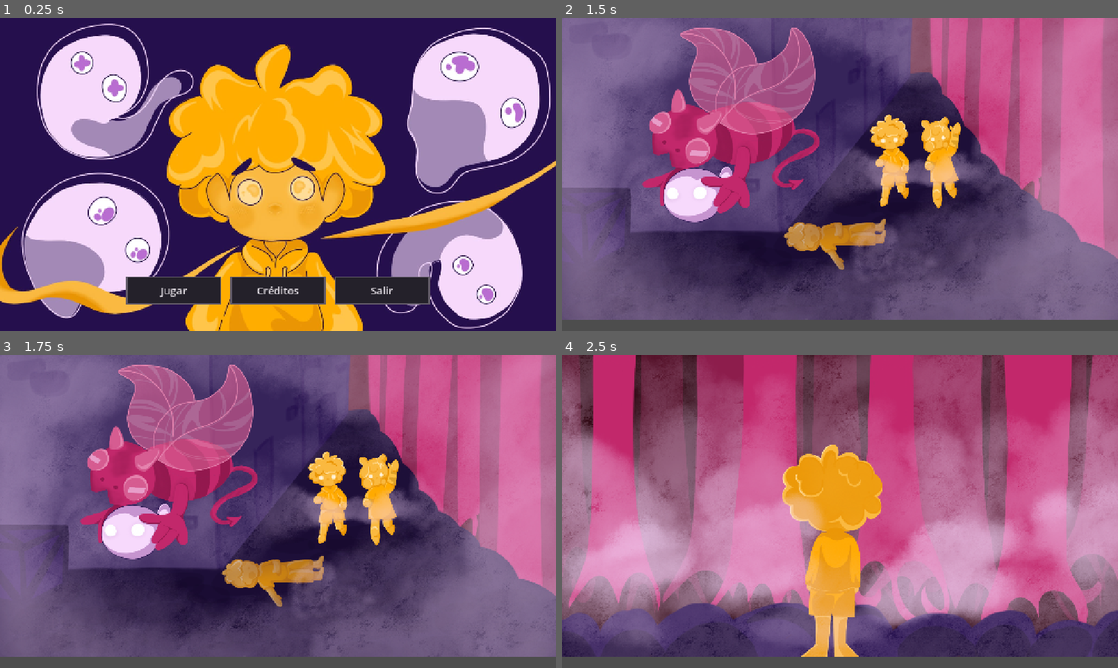
Above: before the commit, frames 1-4 (two rows, left to right).
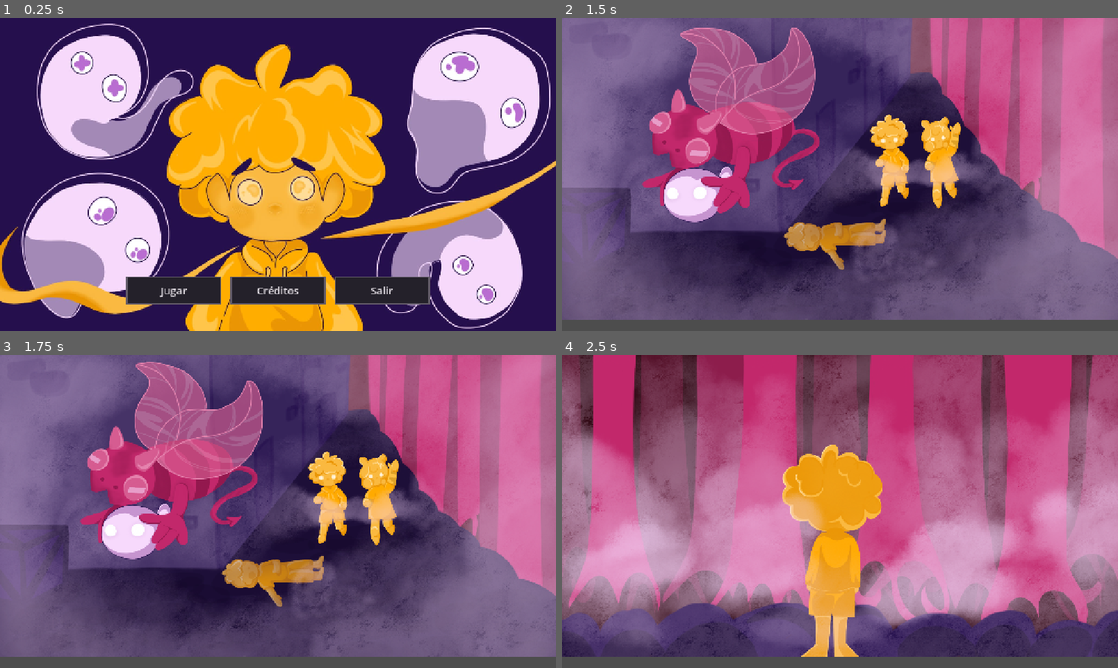
Above: after the commit, the same moments.

Repository: Gerd-U/brulkas
Game: Godot game, scene res://ui/menu_principal.tscn
Two runs of this game, one before a commit and one after it. Both use one fixed random seed, a clock stepped at 60 frames per second and the inputs below.
Inputs (mouse positions are in pixels of both pictures, inside the frame that each line leads up to):
- Up to frame 1 (0.25 s): no input
- Up to frame 2 (1.5 s): click "Jugar" at 0.5 s; tap Enter (ui_accept) at 1.25 s; move the mouse to (962, 158) at 1.27 s; hold D (move_right) from 1.28 s (still down); hold Enter (ui_accept) from 1.28 s (still down); click (962, 158) at 1.42 s
- Up to frame 3 (1.75 s): keep holding D (move_right); keep holding Enter (ui_accept); tap W (jump) at 1.52 s
- Up to frame 4 (2.5 s): keep holding D (move_right); move the mouse to (728, 527) at 2.02 s; release Enter (ui_accept) at 2.03 s; tap Shift (grab) at 2.1 s; click (728, 527) at 2.17 s; tap W (jump) at 2.27 s; tap Enter (ui_accept) at 2.3 s

Frames 1-2 are identical in both runs. In frame 3, 2.7% of the frame differs, in the area x 21-48%, y 2-40%; in frame 4, nothing differs.

Commit message:
Actualización cinematica
Se le integro un mini loop a la cinemáticas del Viveruz robando para que se aprecie el movimiento de las alas

Diff:
--- a/ui/cinematic.gd
+++ b/ui/cinematic.gd
@@ -1,9 +1,9 @@
 extends Control
 
 @onready var texture_rect: TextureRect = $TextureRect
-@onready var timer: Timer = $Timer
+@onready var timer: Timer = $Timer # <-- Apunta directamente al Timer porque es hijo directo
 
-# Lista de imágenes de la cinemática en orden
+# Lista completa de la cinemática
 var cinematicas: Array[String] = [
 	"res://assets/cinematicas/escena_1.png",
 	"res://assets/cinematicas/escena_2.png",
@@ -12,30 +12,71 @@
 ]
 var indice_actual: int = 0
 
+# Variables para el mini loop de las alas
+var en_loop_de_alas: bool = false
+var contador_loop: int = 0
+const REPETICIONES_ALAS: int = 3 # Cuántas veces parpadea/baja y sube las alas
+
 func _ready() -> void:
-	# Nos aseguramos de mostrar la primera imagen al iniciar
 	if cinematicas.size() > 0:
 		texture_rect.texture = load(cinematicas[0])
 
-	# Conectamos la señal del timer por código (o puedes usar el paso 2 del editor)
-	if not timer.timeout.is_connected(_on_timer_timeout):
+	if timer and not timer.timeout.is_connected(_on_timer_timeout):
 		timer.timeout.connect(_on_timer_timeout)
+		timer.start()
 
-# Permite avanzar haciendo clic o presionando espacio si el jugador quiere saltar rápido
+# Permite avanzar manualmente haciendo clic o presionando espacio
 func _unhandled_input(event: InputEvent) -> void:
 	if event.is_action_pressed("ui_accept") or (event is InputEventMouseButton and event.pressed and event.button_index == MOUSE_BUTTON_LEFT):
 		siguiente_escena()
-		timer.start() # Reinicia el temporizador al hacer clic manual
+		if timer:
+			timer.start()
 
-# Se ejecuta automáticamente cada vez que el Timer llega a su tiempo límite
 func _on_timer_timeout() -> void:
 	siguiente_escena()
 
 func siguiente_escena() -> void:
-	indice_actual += 1
+	# Verificamos si estamos en la "escena_2.png" (índice 1) para iniciar el mini loop
+	if indice_actual == 1 and not en_loop_de_alas:
+		en_loop_de_alas = true
+		contador_loop = 0
+		ejecutar_loop_alas()
+		return
+
+	if en_loop_de_alas:
+		contador_loop += 1
+		if contador_loop < REPETICIONES_ALAS:
+			ejecutar_loop_alas()
+			return
+		else:
+			# Terminó el loop, salimos de él y pasamos a la siguiente normal (escena_3)
+			en_loop_de_alas = false
+			indice_actual = 3 # Saltamos directamente al índice de escena_3.png
+	else:
+		indice_actual += 1
+
 	if indice_actual < cinematicas.size():
 		texture_rect.texture = load(cinematicas[indice_actual])
+		if timer:
+			# Si caemos de nuevo en la escena_2, ajustamos el tiempo del timer para que sea un loop rápido (ej. 0.35 segundos)
+			if indice_actual == 1 or indice_actual == 2:
+				timer.wait_time = 0.35
+			else:
+				timer.wait_time = 4.0 # Tiempo normal para las demás imágenes
+			timer.start()
 	else:
-		# Cuando se acaban todas las imágenes, pasa al nivel 1
+		# Fin de la cinemática, al nivel 1
 		GameManager.nivel_actual = 0
 		get_tree().change_scene_to_file("res://levels/nivel_01.tscn")
+
+func ejecutar_loop_alas() -> void:
+	# Alterna rápidamente entre escena_2 (índice 1) y escena_2.1 (índice 2)
+	if texture_rect.texture and texture_rect.texture.resource_path == cinematicas[1]:
+		indice_actual = 2
+	else:
+		indice_actual = 1
+
+	texture_rect.texture = load(cinematicas[indice_actual])
+	if timer:
+		timer.wait_time = 0.35 # Velocidad rápida para el aleteo
+		timer.start()
